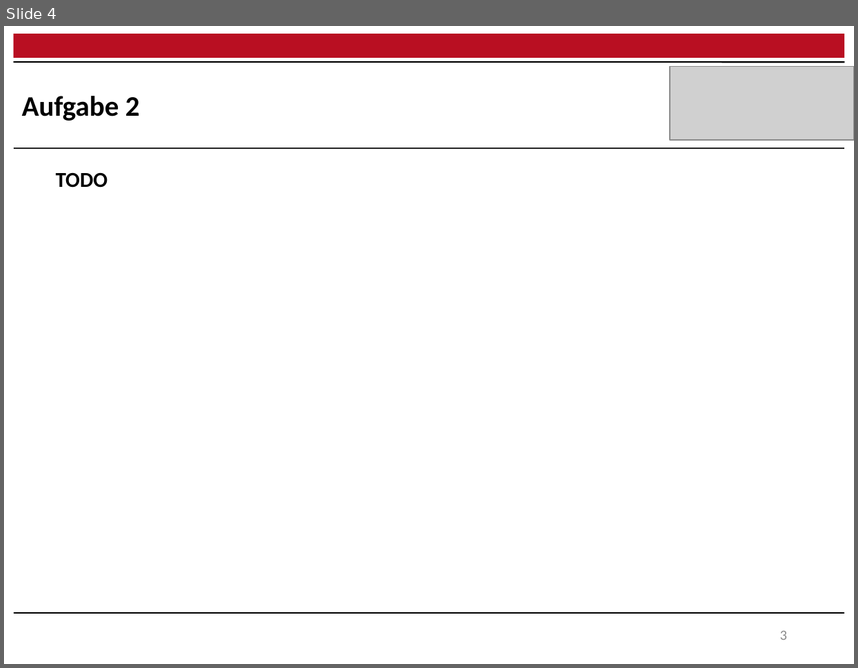
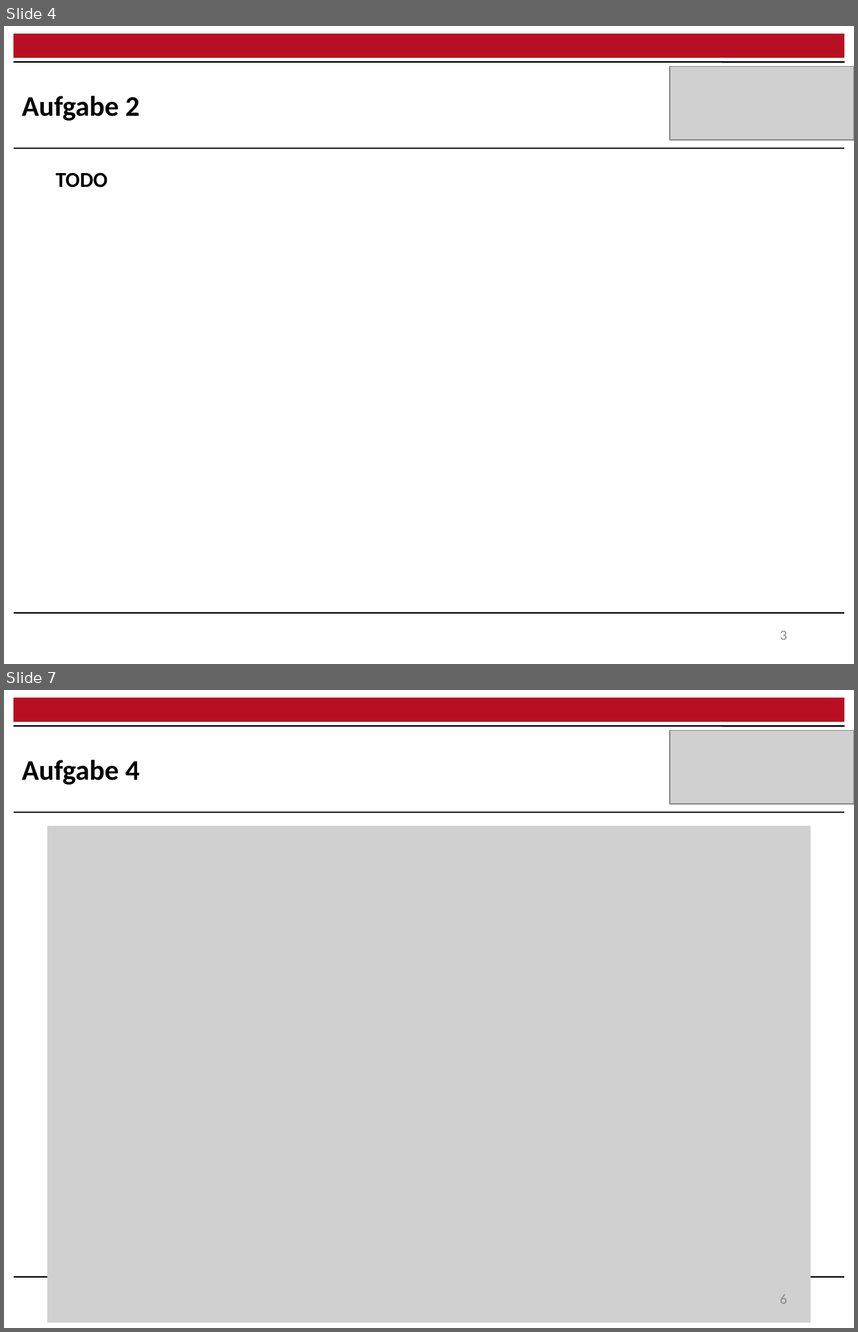
Before and after one commit to raQai/web-mining, a slide deck: ex2/ex2_results.pptx. Shown one above the other, each under a label of ours: slide 4 before the commit, slides 4 and 7 after it; the slides between them are not shown. The pictures are 858x668 and 858x1332 pixels, drawn with LibreOffice and Linux fonts; fonts in the diff are those of the drawing; grey boxes stand for pictures. Boxes give left, top, right and bottom in pixels: in the first picture for what was removed or moved away, otherwise in the second. Text is boxed around its words. In the diff, an @@ line names an element or a change of style, - is before the commit and + after.

```diff
--- a/ex2/ex2_results.pptx
+++ b/ex2/ex2_results.pptx
@@ slide 7 added at (4,690,854,1328), background #FFFFFF @@
@@ rectangle added at (14,698,844,722), fill #B90F22 @@
@@ line added from (14, 726) to (844, 726), #000000 1.2 pt @@
@@ picture added at (670,730,854,804) @@
@@ text added at (22,760,140,785), 24 pt, text #000000, bold @@
+Aufgabe 4
@@ line added from (14, 812) to (844, 812), #262626 0.75 pt @@
@@ picture added at (47,826,811,1323) @@
@@ line added from (14, 1276) to (844, 1276), #000000 1.2 pt @@
@@ page number added at (780,1294,787,1303), 12 pt, text #8C8C8C @@
+6
```
Also in this commit, not shown: 2 other slides added.
